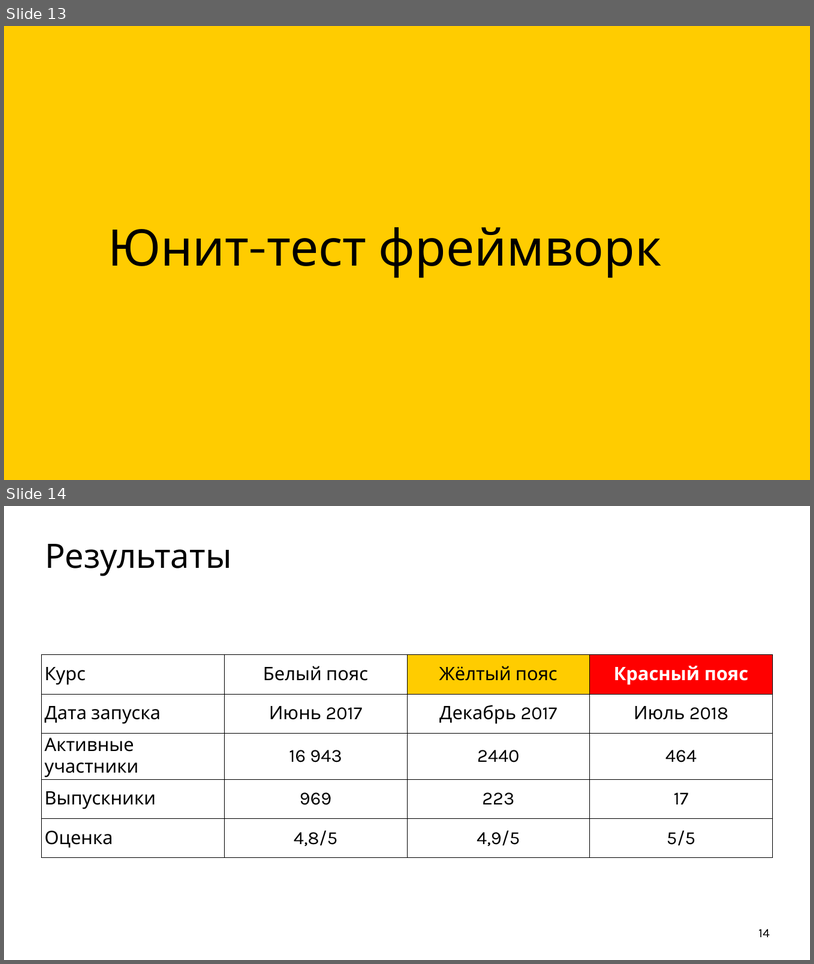
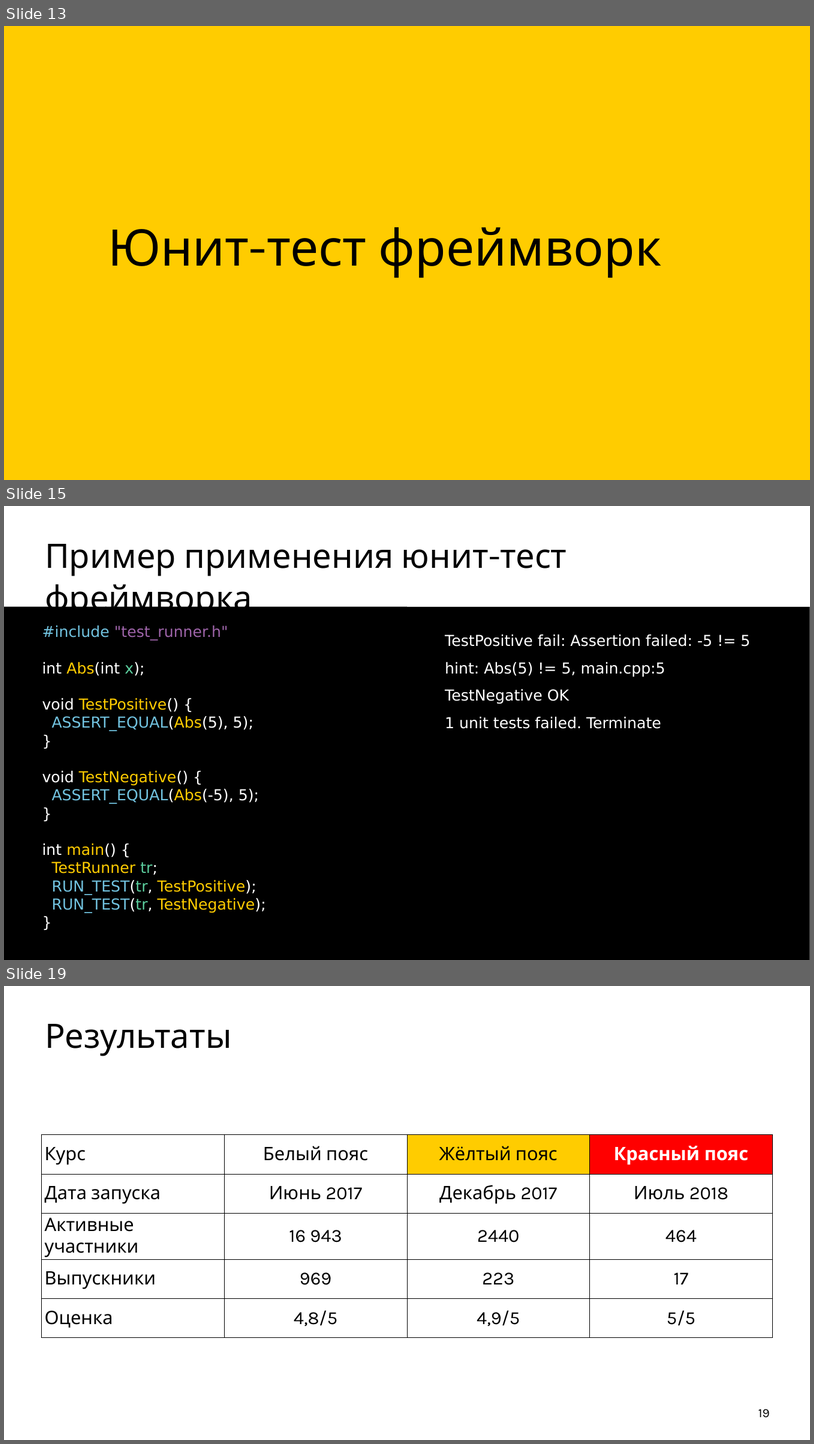
Before and after one commit to ishfb/cpprus18, a slide deck: slides.pptx. Shown one above the other, each under a label of ours: slides 13 and 14 before the commit, slides 13, 15 and 19 after it; the slides between them are not shown. The pictures are 814x964 and 814x1444 pixels, drawn with LibreOffice and Linux fonts; fonts in the diff are those of the drawing; background and template pictures are left out. Boxes give left, top, right and bottom in pixels: in the first picture for what was removed or moved away, otherwise in the second. Text is boxed around its words. In the diff, an @@ line names an element or a change of style, - is before the commit and + after.

```diff
--- a/slides.pptx
+++ b/slides.pptx
@@ slide 15 added at (4, 506, 810, 960), background #FFFFFF @@
@@ title added at (45, 544, 567, 618), 80 pt, text #000000 @@
+Пример применения юнит-тест фреймворка
@@ text added at (4, 607, 407, 960), fill #000000, 36 pt, text #FFCC00 @@
+#include "test_runner.h"
+int Abs(int x);
+void TestPositive() {
+ASSERT_EQUAL(Abs(5), 5);
+}
+void TestNegative() {
+ASSERT_EQUAL(Abs(-5), 5);
+}
+int main() {
+TestRunner tr;
+RUN_TEST(tr, TestPositive);
+RUN_TEST(tr, TestNegative);
+}
@@ rectangle added at (407, 607, 810, 960), fill #000000, 36 pt, text #FFFFFF @@
+TestPositive fail: Assertion failed: -5 != 5 hint: Abs(5) != 5, main.cpp:5
+TestNegative OK
+1 unit tests failed. Terminate
@@ what was slide 14 is now slide 19 @@
@@ page number at (759, 1408, 770, 1417): text changed @@
-14
+19
```
Also in this commit, not shown: 4 other slides added.
